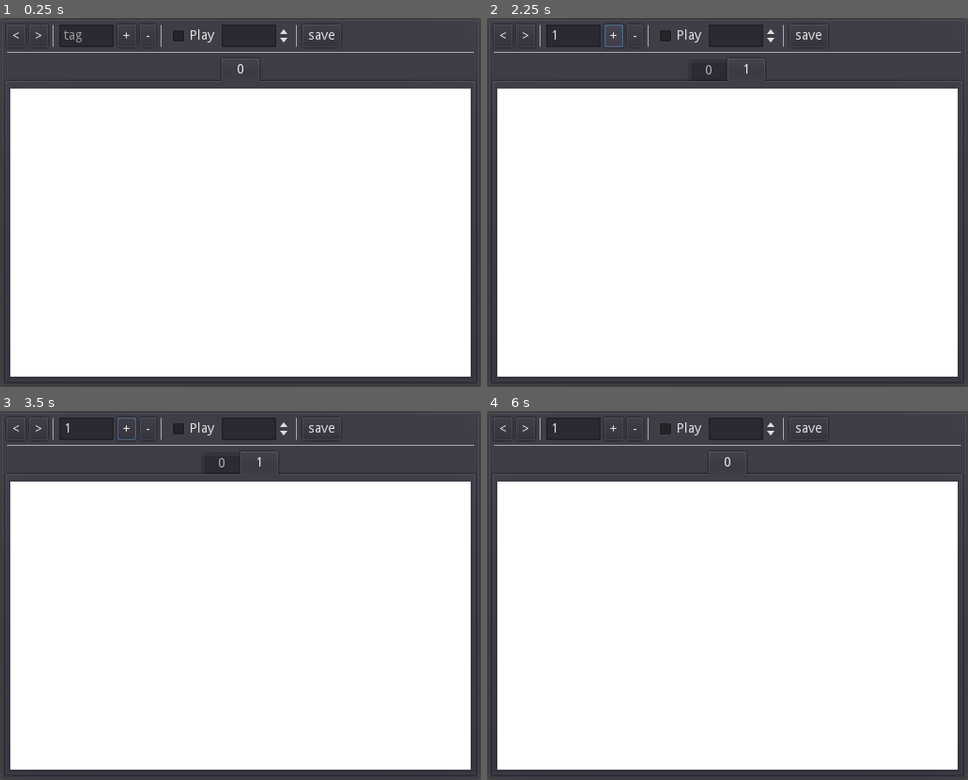
Above: before the commit, frames 1-4 (two rows, left to right).
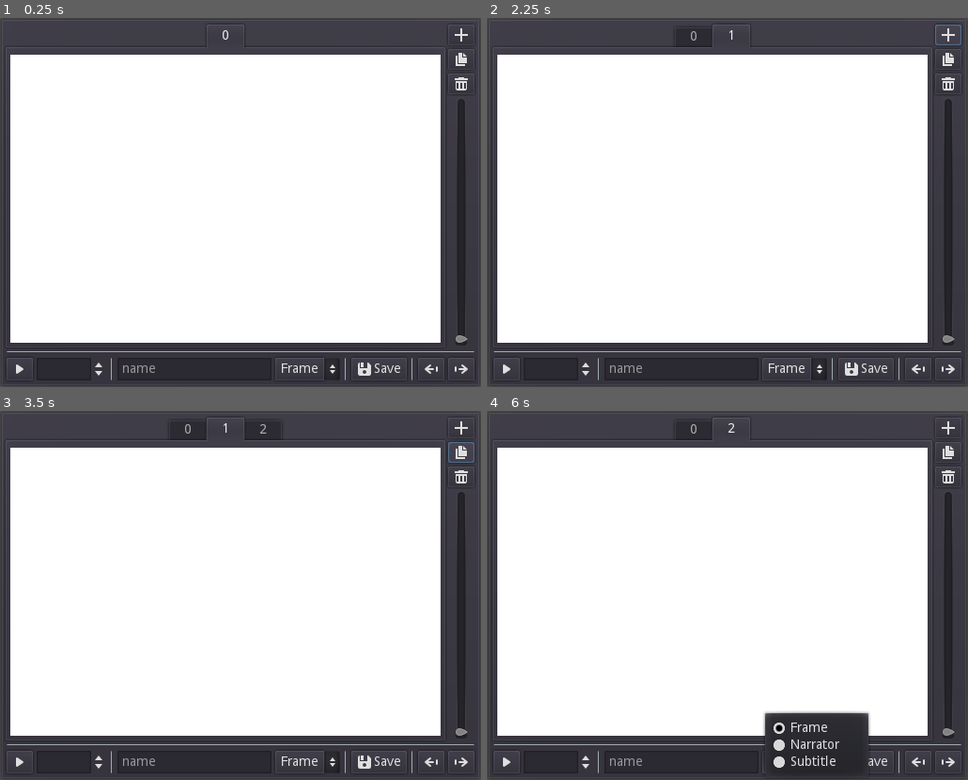
Above: after the commit, the same moments.

Repository: boukew99/scratch_animator
Game: Godot game, scene res://animater.tscn
Two runs of this game, one before a commit and one after it. Both use one fixed random seed, a clock stepped at 60 frames per second and the inputs below.
Inputs (mouse positions are in pixels of both pictures, inside the frame that each line leads up to; where the layout moved, square brackets give the same spot in the first picture):
- Up to frame 1 (0.25 s): no input
- Up to frame 2 (2.25 s): click (919, 368) [501, 36] at 0.5 s; click (948, 368) [525, 36] at 1.25 s; click (948, 36) [612, 36] at 2 s
- Up to frame 3 (3.5 s): click (461, 451) at 2.77 s
- Up to frame 4 (6 s): click (636, 429) at 3.5 s, where only the run before the commit has a clickable "-"; click (948, 477) at 4.27 s; click "save" (after the commit: "Save") at 5 s; click (794, 761) at 5.75 s, where only the run after the commit has a clickable "Frame"

The runs differ from the first frame. In frame 1, 23% of the frame differs, in the area x 1-99%, y 1-99%; in frame 2, 23%; in frame 3, 23%; in frame 4, 24%.

Commit message:
GUI layout, icons and naming upgrade

Diff:
--- a/animater.gd
+++ b/animater.gd
@@ -2,33 +2,23 @@
 
 var canvas = preload("res://addons/canvas/canvas_background.tscn")
 
-onready var frames = $VBoxContainer/TabContainer
+onready var frames = $VBoxContainer/HBoxContainer2/TabContainer
+onready var slider = $VBoxContainer/HBoxContainer2/VBoxContainer/VSlider
 
 func _on_Next_pressed():
-	frames.current_tab = clamp(frames.current_tab + 1, 0, frames.get_child_count())
+	frames.current_tab = wrapi(frames.current_tab +1, 0, frames.get_tab_count())
 
 
 func _on_Prev_pressed():
-	frames.current_tab  = clamp(frames.current_tab - 1, 0, frames.get_child_count())
-
-
-func _on_Tag_text_entered(new_text):
-	frames.get_current_tab_control().name = new_text
-
-
-func _on_Sub_pressed():
-	frames.get_current_tab_control().queue_free()
+	frames.current_tab = wrapi(frames.current_tab -1, 0, frames.get_tab_count())
 
 
 func _on_Add_pressed():
 	var inst = canvas.instance()
 	inst.name = "0"
 	frames.add_child(inst, true)
+	frames.move_child(inst, frames.current_tab +1)
 	_on_Next_pressed()
-
-
-func _on_TabContainer_tab_changed(tab):
-	$VBoxContainer/HBoxContainer/Tag.text = frames.get_child(tab).name
 
 
 func _on_FPS_value_changed(value):
@@ -60,3 +50,25 @@
 		image.flip_y() # capture is y-flipped
 		var frame = frames.get_child(index)
 		image.get_rect(frame.get_global_rect()).save_png(dir.plus_file(frame.name + ".png"))
+
+
+func _on_VSlider_value_changed(value):
+	frames.current_tab = wrapi(value, 0, frames.get_tab_count())
+
+
+func _on_Remove_pressed():
+	frames.get_current_tab_control().queue_free()
+
+
+func _on_Duplicate_pressed():
+	var dup = frames.get_current_tab_control().duplicate()
+	frames.add_child(dup, true)
+
+
+func _on_Rename_text_entered(new_text):
+	frames.get_current_tab_control().name = new_text
+	$VBoxContainer/HBoxContainer/Name.text = ""
+
+
+func _on_RenameOption_item_selected(index):
+	pass # Replace with function body.
--- a/animater.tscn
+++ b/animater.tscn
@@ -1,7 +1,32 @@
-[gd_scene load_steps=13 format=2]
+[gd_scene load_steps=20 format=2]
 
 [ext_resource path="res://animater.gd" type="Script" id=1]
 [ext_resource path="res://addons/canvas/canvas_background.tscn" type="PackedScene" id=2]
+[ext_resource path="res://icons/Play.png" type="Texture" id=3]
+[ext_resource path="res://icons/MoveLeft.png" type="Texture" id=4]
+[ext_resource path="res://icons/MoveRight.png" type="Texture" id=5]
+[ext_resource path="res://icons/Duplicate.png" type="Texture" id=6]
+[ext_resource path="res://icons/Add.png" type="Texture" id=7]
+[ext_resource path="res://icons/Remove.png" type="Texture" id=8]
+[ext_resource path="res://icons/Save.png" type="Texture" id=10]
+
+[sub_resource type="InputEventKey" id=5]
+scancode = 65
+
+[sub_resource type="ShortCut" id=6]
+shortcut = SubResource( 5 )
+
+[sub_resource type="InputEventKey" id=7]
+scancode = 83
+
+[sub_resource type="ShortCut" id=8]
+shortcut = SubResource( 7 )
+
+[sub_resource type="InputEventKey" id=9]
+scancode = 80
+
+[sub_resource type="ShortCut" id=10]
+shortcut = SubResource( 9 )
 
 [sub_resource type="InputEventAction" id=3]
 action = "ui_page_down"
@@ -14,24 +39,6 @@
 
 [sub_resource type="ShortCut" id=2]
 shortcut = SubResource( 1 )
-
-[sub_resource type="InputEventKey" id=5]
-scancode = 65
-
-[sub_resource type="ShortCut" id=6]
-shortcut = SubResource( 5 )
-
-[sub_resource type="InputEventKey" id=7]
-scancode = 83
-
-[sub_resource type="ShortCut" id=8]
-shortcut = SubResource( 7 )
-
-[sub_resource type="InputEventKey" id=9]
-scancode = 80
-
-[sub_resource type="ShortCut" id=10]
-shortcut = SubResource( 9 )
 
 [node name="Animater" type="PanelContainer"]
 anchor_right = 1.0
@@ -44,108 +51,142 @@
 margin_right = 505.0
 margin_bottom = 385.0
 
-[node name="HBoxContainer" type="HBoxContainer" parent="VBoxContainer"]
-margin_right = 498.0
-margin_bottom = 24.0
-
-[node name="Prev" type="Button" parent="VBoxContainer/HBoxContainer"]
-margin_right = 20.0
-margin_bottom = 24.0
-hint_tooltip = "previous"
-action_mode = 0
-shortcut = SubResource( 4 )
-text = "<"
-
-[node name="Next" type="Button" parent="VBoxContainer/HBoxContainer"]
-margin_left = 24.0
-margin_right = 44.0
-margin_bottom = 24.0
-hint_tooltip = "next"
-action_mode = 0
-shortcut = SubResource( 2 )
-text = ">"
-
-[node name="VSeparator" type="VSeparator" parent="VBoxContainer/HBoxContainer"]
-margin_left = 48.0
-margin_right = 52.0
-margin_bottom = 24.0
-
-[node name="Tag" type="LineEdit" parent="VBoxContainer/HBoxContainer"]
-margin_left = 56.0
-margin_right = 114.0
-margin_bottom = 24.0
-placeholder_text = "tag"
-caret_blink = true
-caret_blink_speed = 0.5
-
-[node name="Add" type="Button" parent="VBoxContainer/HBoxContainer"]
-margin_left = 118.0
-margin_right = 138.0
-margin_bottom = 24.0
-hint_tooltip = "add"
-shortcut = SubResource( 6 )
-text = "+"
-
-[node name="Sub" type="Button" parent="VBoxContainer/HBoxContainer"]
-margin_left = 142.0
-margin_right = 159.0
-margin_bottom = 24.0
-hint_tooltip = "subtract"
-shortcut = SubResource( 8 )
-text = "-"
-
-[node name="VSeparator2" type="VSeparator" parent="VBoxContainer/HBoxContainer"]
-margin_left = 163.0
-margin_right = 167.0
-margin_bottom = 24.0
-
-[node name="Play" type="CheckBox" parent="VBoxContainer/HBoxContainer"]
-margin_left = 171.0
-margin_right = 225.0
-margin_bottom = 24.0
-shortcut = SubResource( 10 )
-text = "Play"
-
-[node name="FPS" type="SpinBox" parent="VBoxContainer/HBoxContainer"]
-margin_left = 229.0
-margin_right = 303.0
-margin_bottom = 24.0
-min_value = 1.0
-max_value = 60.0
-value = 1.0
-suffix = "fps"
-
-[node name="VSeparator3" type="VSeparator" parent="VBoxContainer/HBoxContainer"]
-margin_left = 307.0
-margin_right = 311.0
-margin_bottom = 24.0
-
-[node name="Save" type="Button" parent="VBoxContainer/HBoxContainer"]
-margin_left = 315.0
-margin_right = 356.0
-margin_bottom = 24.0
-hint_tooltip = "create a new directory where to store the frames"
-text = "save"
-
-[node name="HSeparator" type="HSeparator" parent="VBoxContainer"]
-margin_top = 28.0
-margin_right = 498.0
-margin_bottom = 32.0
-
-[node name="TabContainer" type="TabContainer" parent="VBoxContainer"]
-margin_top = 36.0
-margin_right = 498.0
-margin_bottom = 378.0
+[node name="HBoxContainer2" type="HBoxContainer" parent="VBoxContainer"]
+margin_right = 498.0
+margin_bottom = 342.0
 size_flags_vertical = 3
+
+[node name="TabContainer" type="TabContainer" parent="VBoxContainer/HBoxContainer2"]
+margin_right = 466.0
+margin_bottom = 342.0
+size_flags_horizontal = 3
 drag_to_rearrange_enabled = true
 
-[node name="0" parent="VBoxContainer/TabContainer" instance=ExtResource( 2 )]
+[node name="0" parent="VBoxContainer/HBoxContainer2/TabContainer" instance=ExtResource( 2 )]
 margin_left = 4.0
 margin_top = 32.0
 margin_right = -4.0
 margin_bottom = -4.0
 
+[node name="VBoxContainer" type="VBoxContainer" parent="VBoxContainer/HBoxContainer2"]
+margin_left = 470.0
+margin_right = 498.0
+margin_bottom = 342.0
+
+[node name="Add" type="Button" parent="VBoxContainer/HBoxContainer2/VBoxContainer"]
+margin_right = 28.0
+margin_bottom = 22.0
+hint_tooltip = "add"
+shortcut = SubResource( 6 )
+icon = ExtResource( 7 )
+
+[node name="Duplicate" type="Button" parent="VBoxContainer/HBoxContainer2/VBoxContainer"]
+margin_top = 26.0
+margin_right = 28.0
+margin_bottom = 48.0
+icon = ExtResource( 6 )
+
+[node name="Remove" type="Button" parent="VBoxContainer/HBoxContainer2/VBoxContainer"]
+margin_top = 52.0
+margin_right = 28.0
+margin_bottom = 74.0
+hint_tooltip = "subtract"
+shortcut = SubResource( 8 )
+icon = ExtResource( 8 )
+
+[node name="VSlider" type="VSlider" parent="VBoxContainer/HBoxContainer2/VBoxContainer"]
+margin_top = 78.0
+margin_right = 28.0
+margin_bottom = 342.0
+size_flags_horizontal = 1
+size_flags_vertical = 3
+
+[node name="HSeparator" type="HSeparator" parent="VBoxContainer"]
+margin_top = 346.0
+margin_right = 498.0
+margin_bottom = 350.0
+
+[node name="HBoxContainer" type="HBoxContainer" parent="VBoxContainer"]
+margin_top = 354.0
+margin_right = 498.0
+margin_bottom = 378.0
+
+[node name="Play" type="Button" parent="VBoxContainer/HBoxContainer"]
+margin_right = 28.0
+margin_bottom = 24.0
+toggle_mode = true
+shortcut = SubResource( 10 )
+icon = ExtResource( 3 )
+
+[node name="FPS" type="SpinBox" parent="VBoxContainer/HBoxContainer"]
+margin_left = 32.0
+margin_right = 106.0
+margin_bottom = 24.0
+min_value = 1.0
+max_value = 60.0
+value = 8.0
+suffix = "fps"
+
+[node name="VSeparator" type="VSeparator" parent="VBoxContainer/HBoxContainer"]
+margin_left = 110.0
+margin_right = 114.0
+margin_bottom = 24.0
+
+[node name="Rename" type="LineEdit" parent="VBoxContainer/HBoxContainer"]
+margin_left = 118.0
+margin_right = 282.0
+margin_bottom = 24.0
+size_flags_horizontal = 3
+placeholder_text = "name"
+caret_blink = true
+caret_blink_speed = 0.5
+
+[node name="RenameOption" type="OptionButton" parent="VBoxContainer/HBoxContainer"]
+margin_left = 286.0
+margin_right = 355.0
+margin_bottom = 24.0
+text = "Frame"
+items = [ "Frame", null, false, 0, null, "Narrator", null, false, 1, null, "Subtitle", null, false, 2, null ]
+selected = 0
+
+[node name="VSeparator2" type="VSeparator" parent="VBoxContainer/HBoxContainer"]
+margin_left = 359.0
+margin_right = 363.0
+margin_bottom = 24.0
+
+[node name="Save" type="Button" parent="VBoxContainer/HBoxContainer"]
+margin_left = 367.0
+margin_right = 426.0
+margin_bottom = 24.0
+hint_tooltip = "create a new directory where to store the frames"
+text = "Save"
+icon = ExtResource( 10 )
+
+[node name="VSeparator3" type="VSeparator" parent="VBoxContainer/HBoxContainer"]
+margin_left = 430.0
+margin_right = 434.0
+margin_bottom = 24.0
+
+[node name="Prev" type="Button" parent="VBoxContainer/HBoxContainer"]
+margin_left = 438.0
+margin_right = 466.0
+margin_bottom = 24.0
+hint_tooltip = "previous"
+action_mode = 0
+shortcut = SubResource( 4 )
+icon = ExtResource( 4 )
+
+[node name="Next" type="Button" parent="VBoxContainer/HBoxContainer"]
+margin_left = 470.0
+margin_right = 498.0
+margin_bottom = 24.0
+hint_tooltip = "next"
+action_mode = 0
+shortcut = SubResource( 2 )
+icon = ExtResource( 5 )
+
 [node name="FPSTimer" type="Timer" parent="."]
+wait_time = 0.125
 
 [node name="FileDialog" type="FileDialog" parent="."]
 margin_right = 356.0
@@ -156,14 +197,16 @@
 current_dir = "/Users/bouke/Documents/GitHub/scratch_animater"
 current_path = "/Users/bouke/Documents/GitHub/scratch_animater/"
 
+[connection signal="pressed" from="VBoxContainer/HBoxContainer2/VBoxContainer/Add" to="." method="_on_Add_pressed"]
+[connection signal="pressed" from="VBoxContainer/HBoxContainer2/VBoxContainer/Duplicate" to="." method="_on_Duplicate_pressed"]
+[connection signal="pressed" from="VBoxContainer/HBoxContainer2/VBoxContainer/Remove" to="." method="_on_Remove_pressed"]
+[connection signal="value_changed" from="VBoxContainer/HBoxContainer2/VBoxContainer/VSlider" to="." method="_on_VSlider_value_changed"]
+[connection signal="toggled" from="VBoxContainer/HBoxContainer/Play" to="." method="_on_Play_toggled"]
+[connection signal="value_changed" from="VBoxContainer/HBoxContainer/FPS" to="." method="_on_FPS_value_changed"]
+[connection signal="text_entered" from="VBoxContainer/HBoxContainer/Rename" to="." method="_on_Rename_text_entered"]
+[connection signal="item_selected" from="VBoxContainer/HBoxContainer/RenameOption" to="." method="_on_RenameOption_item_selected"]
+[connection signal="pressed" from="VBoxContainer/HBoxContainer/Save" to="." method="_on_Save_pressed"]
 [connection signal="pressed" from="VBoxContainer/HBoxContainer/Prev" to="." method="_on_Prev_pressed"]
 [connection signal="pressed" from="VBoxContainer/HBoxContainer/Next" to="." method="_on_Next_pressed"]
-[connection signal="text_entered" from="VBoxContainer/HBoxContainer/Tag" to="." method="_on_Tag_text_entered"]
-[connection signal="pressed" from="VBoxContainer/HBoxContainer/Add" to="." method="_on_Add_pressed"]
-[connection signal="pressed" from="VBoxContainer/HBoxContainer/Sub" to="." method="_on_Sub_pressed"]
-[connection signal="toggled" from="VBoxContainer/HBoxContainer/Play" to="." method="_on_Play_toggled"]
-[connection signal="value_changed" from="VBoxContainer/HBoxContainer/FPS" to="." method="_on_FPS_value_changed"]
-[connection signal="pressed" from="VBoxContainer/HBoxContainer/Save" to="." method="_on_Save_pressed"]
-[connection signal="tab_changed" from="VBoxContainer/TabContainer" to="." method="_on_TabContainer_tab_changed"]
 [connection signal="timeout" from="FPSTimer" to="." method="_on_FPSTimer_timeout"]
 [connection signal="dir_selected" from="FileDialog" to="." method="_on_FileDialog_dir_selected"]
Binary file added: icons/Add.png
Not shown, added: icons/Add.png.import
Binary file added: icons/Duplicate.png
Not shown, added: icons/Duplicate.png.import
Binary file added: icons/MoveLeft.png
Not shown, added: icons/MoveLeft.png.import
Binary file added: icons/MoveRight.png
Not shown, added: icons/MoveRight.png.import
Binary file added: icons/Play.png
Not shown, added: icons/Play.png.import
Binary file added: icons/Remove.png
Not shown, added: icons/Remove.png.import
(and 4 more such lines)
